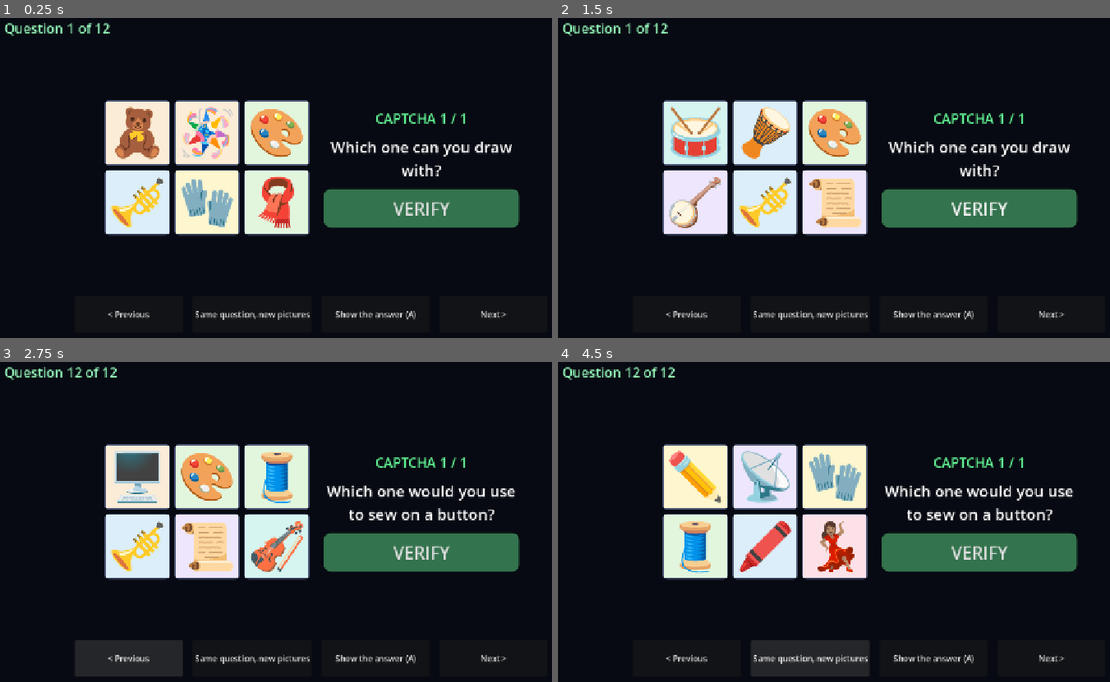
Above: before the commit, frames 1-4 (two rows, left to right).
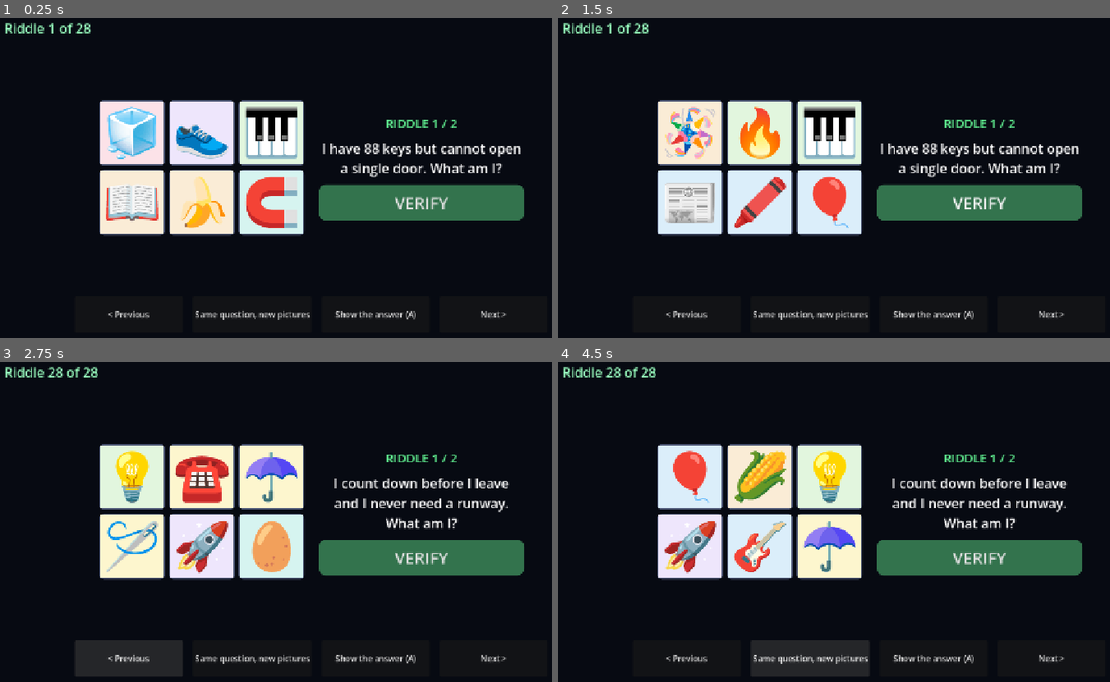
Above: after the commit, the same moments.

Repository: shivamshekhar/sabotage-ai
Game: Godot game, scene res://tools/captcha_preview.tscn
Same seed, same stepped clock (60 frames per second), same inputs: the game is played once before the commit and once after it. This scene is started directly instead of the project's main scene.
Inputs:
- Up to frame 1 (0.25 s): no input
- Up to frame 2 (1.5 s): click "VERIFY" at 0.5 s; click "VERIFY" at 1.25 s
- Up to frame 3 (2.75 s): click "< Previous" at 2 s
- Up to frame 4 (4.5 s): click "Show the answer (A)" at 2.75 s; click "Same question, new pictures" at 3.5 s; click "Same question, new pictures" at 4.25 s

The runs differ from the first frame. In frame 1, 16% of the frame differs, in the area x 0-95%, y 1-69%; in frame 2, 15%; in frame 3, 17%; in frame 4, 18%.

Commit message:
Riddle captcha, Android APK release workflow
Captcha: 28 funny riddles with six emoji pictures each (one right answer, no personal questions), two riddles in a row. New workflow builds the APK on every push to main and creates or updates the release for the version in export_presets.cfg.

Co-Authored-By: Claude Sonnet 5.5 <noreply@anthropic.com>

Diff:
--- a/scripts/ui/minigames/captcha_game.gd
+++ b/scripts/ui/minigames/captcha_game.gd
@@ -1,29 +1,31 @@
 class_name CaptchaGame
 extends Minigame
-## The "I AM NOT A ROBOT" captcha, done properly: six small cartoon pictures and a question with a DEFINITE answer ("Which one goes
-## on your feet?", "Which one is the robot?", "Which one is NOT an instrument?"). Exactly ONE picture is right. Tap it and press VERIFY. A
-## wrong answer is met with a suspicious remark and a new round with a new question and new pictures.
+## The "I AM NOT A ROBOT" captcha: a riddle and six small cartoon pictures. The riddle is told by the thing itself ("I have 88 keys but
+## cannot open a single door. What am I?") and never names its answer; exactly ONE picture fits. Tap it and press VERIFY. A wrong answer
+## is met with a suspicious remark and a new riddle with new pictures. The riddles are easy to crack but need a moment's thought, and
+## none of them is about the player.
 ##
-## The questions and pictures are a stockpile in assets/captcha/ (see manifest.json; tools/art/fetch_captcha_images.py makes it from
-## cartoon emoji pictures downloaded from the web, a few KB each). The pictures are in small exact groups ("instrument", "electronic",
-## "socks"...). Each question names the group(s) the right picture comes from (`target`: a group, or a list of groups to pick one
-## from) and the groups of the five wrong ones (`others`, never containing anything that could also be right). A round picks a
-## question at random, one picture of the target and five of the others, shuffled. Add questions and pictures to the manifest and
-## they are used.
+## The riddles and pictures are a stockpile in assets/captcha/ (see manifest.json; tools/art/fetch_captcha_images.py makes it from cartoon
+## emoji pictures downloaded from the web, a few KB each). A riddle names its right picture (`answer`) and the pictures that could also
+## fit it (`exclude`), which are never shown with it. A round picks a riddle at random, then five other pictures at random, shuffled.
+## Add riddles and pictures to the manifest and they are used.
 
 # COLUMNS / PICTURES: the pictures are laid out in COLUMNS columns, PICTURES of them in all (one right, the rest wrong).
 const COLUMNS := 3
 const PICTURES := 6
 
-# ROUNDS: how many rounds in a row must be answered right (a level file can change it with the "rounds" setting).
-const ROUNDS := 1
+# ROUNDS: how many riddles in a row must be answered right (a level file can change it with the "rounds" setting).
+const ROUNDS := 2
 
 # TILE_SIZE: the size in pixels a picture is shown at: the size of the stored pictures (no scaling, so they are sharp). It is not
 # smaller than BUTTON_MIN, so a finger can always hit one.
 const TILE_SIZE := 128
 const TILE_GAP := 8
 
-# MANIFEST_PATH: the list of questions and picture files, and PICTURE_DIR the folder of the picture folders.
+# RIDDLE_FONT_SIZE: the size of the riddle's text (it is a sentence or two, so it is smaller than the other puzzles' prompts).
+const RIDDLE_FONT_SIZE := 26
+
+# MANIFEST_PATH: the list of riddles and picture files, and PICTURE_DIR the folder of the pictures.
 const MANIFEST_PATH := "res://assets/captcha/manifest.json"
 const PICTURE_DIR := "res://assets/captcha/"
 
@@ -39,12 +41,12 @@
 
 var _grid: GridContainer
 var _verify: Button
-var _tiles: Array[Dictionary] = []     # {"button": Button, "group": String}
+var _tiles: Array[Dictionary] = []     # {"button": Button, "file": String}
 var _choice := ButtonGroup.new()       # the pictures are a radio group: one chosen at a time
-var _question := {}
+var _riddle := {}
 var _round := 0
 
-## Index of the question to always ask (negative = a random one each round). Used by tools/captcha_preview.tscn to go through them all.
+## Index of the riddle to always ask (negative = a random one each round). Used by tools/captcha_preview.tscn to go through them all.
 var forced_question := -1
 
 
@@ -52,7 +54,7 @@
 	instructions = "Prove you are a human."
 
 
-## The questions and pictures (read once from the manifest file).
+## The riddles and pictures (read once from the manifest file).
 static func manifest() -> Dictionary:
 	if _manifest.is_empty():
 		var parsed: Variant = JSON.parse_string(FileAccess.get_file_as_string(MANIFEST_PATH))
@@ -75,20 +77,20 @@
 	_grid.size_flags_vertical = Control.SIZE_SHRINK_CENTER
 	row.add_child(_grid)
 	var side := VBoxContainer.new()
-	side.custom_minimum_size = Vector2(380, 0)
+	side.custom_minimum_size = Vector2(400, 0)
 	side.size_flags_vertical = Control.SIZE_SHRINK_CENTER
-	side.add_theme_constant_override("separation", 16)
+	side.add_theme_constant_override("separation", 14)
 	row.add_child(side)
-	_status = _make_label("", 26)
+	_status = _make_label("", 24)
 	_status.add_theme_color_override("font_color", Color(0.4, 1.0, 0.6))
 	_status.autowrap_mode = TextServer.AUTOWRAP_WORD_SMART
 	side.add_child(_status)
-	_prompt = _make_label("", 30)
+	_prompt = _make_label("", RIDDLE_FONT_SIZE)
 	_prompt.autowrap_mode = TextServer.AUTOWRAP_WORD_SMART
 	side.add_child(_prompt)
 	_verify = _make_button("VERIFY", Color(0.2, 0.45, 0.3))
-	_verify.custom_minimum_size = Vector2(0, 76)
-	_verify.add_theme_font_size_override("font_size", 34)
+	_verify.custom_minimum_size = Vector2(0, 70)
+	_verify.add_theme_font_size_override("font_size", 32)
 	_verify.pressed.connect(_on_verify)
 	side.add_child(_verify)
 	begin()
@@ -99,41 +101,39 @@
 	_new_round()
 
 
-## A new question with a new grid of pictures.
+## A new riddle with new pictures.
 func _new_round() -> void:
 	_over = false
 	var data := manifest()
-	var questions: Array = data.get("questions", [])
-	_question = questions[forced_question if forced_question >= 0 else randi() % questions.size()]
-	_prompt.text = str(_question["text"])
-	_status.text = "CAPTCHA %d / %d" % [_round + 1, int(_p("rounds", ROUNDS))]
-	var target_groups := target_groups_of(_question)
-	var target: String = target_groups[randi() % target_groups.size()]
-	var picks: Array[Dictionary] = [{"group": target, "file": str((data[target] as Array)[randi() % (data[target] as Array).size()])}]
-	var others: Array[Dictionary] = []
-	for g in _question["others"]:
-		for file in data[g]:
-			others.append({"group": str(g), "file": str(file)})
+	var riddles: Array = data.get("riddles", [])
+	_riddle = riddles[forced_question if forced_question >= 0 else randi() % riddles.size()]
+	_prompt.text = str(_riddle["text"])
+	_status.text = "RIDDLE %d / %d" % [_round + 1, int(_p("rounds", ROUNDS))]
+	var picks: Array[String] = [str(_riddle["answer"])]
+	var others: Array = []
+	for file in data["pictures"]:
+		if file != _riddle["answer"] and not (_riddle["exclude"] as Array).has(file):
+			others.append(file)
 	others.shuffle()
-	for item in others.slice(0, PICTURES - 1):
-		picks.append(item)
+	for file in others.slice(0, PICTURES - 1):
+		picks.append(str(file))
 	picks.shuffle()
 	_choice = ButtonGroup.new()
 	_clear(_grid)
 	_tiles.clear()
-	for item in picks:
-		var b := _make_tile(item)
+	for file in picks:
+		var b := _make_tile(file)
 		_grid.add_child(b)
-		_tiles.append({"button": b, "group": item["group"]})
+		_tiles.append({"button": b, "file": file})
 
 
-func _make_tile(item: Dictionary) -> Button:
+func _make_tile(file: String) -> Button:
 	var b := Button.new()
 	b.toggle_mode = true
 	b.button_group = _choice
 	b.focus_mode = Control.FOCUS_NONE
 	b.custom_minimum_size = Vector2(TILE_SIZE, TILE_SIZE)
-	b.icon = load(PICTURE_DIR + "%s/%s" % [item["group"], item["file"]])
+	b.icon = load(PICTURE_DIR + file)
 	b.expand_icon = true
 	b.add_theme_constant_override("icon_max_width", TILE_SIZE)
 	var plain := StyleBoxFlat.new()
@@ -153,17 +153,11 @@
 	return b
 
 
-## The groups a question's right picture can come from (its `target` may be one group or a list of them).
-static func target_groups_of(question: Dictionary) -> Array:
-	var target: Variant = question["target"]
-	return target if typeof(target) == TYPE_ARRAY else [str(target)]
-
-
-## True if the chosen picture is the right one (nothing chosen is not right).
+## True if the chosen picture is the answer of the riddle (nothing chosen is not right).
 func is_answer_right() -> bool:
 	for t in _tiles:
 		if (t["button"] as Button).button_pressed:
-			return target_groups_of(_question).has(t["group"])
+			return t["file"] == _riddle["answer"]
 	return false
 
 
@@ -185,7 +179,7 @@
 func auto_solve() -> void:
 	for r in int(_p("rounds", ROUNDS)):
 		for t in _tiles:
-			if target_groups_of(_question).has(t["group"]):
+			if t["file"] == _riddle["answer"]:
 				(t["button"] as Button).button_pressed = true
 		await _wait_frames(1)
 		_verify.pressed.emit()
@@ -194,7 +188,7 @@
 
 func auto_fail() -> void:
 	for t in _tiles:
-		if not target_groups_of(_question).has(t["group"]):
+		if t["file"] != _riddle["answer"]:
 			(t["button"] as Button).button_pressed = true
 			break
 	await _wait_frames(1)
--- a/tools/captcha_preview.gd
+++ b/tools/captcha_preview.gd
@@ -1,9 +1,9 @@
 extends Control
 ## A preview of the "I am not a robot" captcha for looking at every question: it shows each question of the stockpile in turn, with new
 ## pictures each time you ask. Run it with  tools/captcha_preview.sh  (or: godot --path . res://tools/captcha_preview.tscn).
-##   Right / Left arrow, or the buttons: next / previous question      Space: new pictures for the same question
+##   Right / Left arrow, or the buttons: next / previous riddle      Space: new pictures for the same riddle
 ##   A (or the button): show the right answer (marks the right picture in gold; hold it up while you decide)
-## You can also just play it: tap a picture and press VERIFY. A right answer moves on to the next question.
+## You can also just play it: tap a picture and press VERIFY. A right answer moves on to the next riddle.
 
 var _index := 0
 var _game: CaptchaGame
@@ -58,7 +58,7 @@
 
 
 func _act(what: int) -> void:
-	var count: int = (CaptchaGame.manifest()["questions"] as Array).size()
+	var count: int = (CaptchaGame.manifest()["riddles"] as Array).size()
 	match what:
 		1:
 			_index = (_index + 1) % count
@@ -83,14 +83,13 @@
 	_game.solved.connect(func() -> void:
 		await get_tree().create_timer(0.8).timeout
 		_act(1))
-	var questions: Array = CaptchaGame.manifest()["questions"]
-	var q: Dictionary = questions[_index]
-	_title.text = "Question %d of %d" % [_index + 1, questions.size()]
+	var riddles: Array = CaptchaGame.manifest()["riddles"]
+	_title.text = "Riddle %d of %d" % [_index + 1, riddles.size()]
 
 
 ## Mark the right picture with a gold border (or clear it).
 func _mark_answer() -> void:
 	for t in _game._tiles:
 		var b: Button = t["button"]
-		var right: bool = CaptchaGame.target_groups_of(_game._question).has(t["group"])
+		var right: bool = t["file"] == _game._riddle["answer"]
 		b.modulate = Color(1.0, 0.9, 0.35) if (_show_answer and right) else (Color(1, 1, 1, 0.45) if _show_answer else Color.WHITE)
--- a/tools/level_editor/catalog.json
+++ b/tools/level_editor/catalog.json
@@ -309,9 +309,9 @@
       "params": [
         {
           "key": "rounds",
-          "label": "Captchas in a row",
-          "type": "int",
-          "default": 1,
+          "label": "Riddles in a row",
+          "type": "int",
+          "default": 2,
           "min": 1,
           "max": 5
         }
--- a/tools/tests/captcha_test.gd
+++ b/tools/tests/captcha_test.gd
@@ -1,20 +1,15 @@
 extends SceneTree
-## The "I am not a robot" captcha (CaptchaGame): the stockpile of questions and pictures is complete and small, every round is six
-## pictures with exactly ONE right one, a wrong answer is refused whichever way it is wrong, and the rounds vary. Exits non-zero on
-## failure.
+## The "I am not a robot" captcha (CaptchaGame): the stockpile of riddles and pictures is complete and small, no riddle gives away its
+## answer or is about the player, every round is six pictures with exactly ONE right one, a wrong answer is refused whichever way it is
+## wrong, and the rounds vary. Exits non-zero on failure.
 ## Run: godot_console --headless --fixed-fps 60 --path . --script res://tools/tests/captcha_test.gd
 
 # MAX_TOTAL_KB: the most the captcha pictures may weigh together. They are small cartoon pictures shown at their stored size; if this is
 # exceeded something was saved bigger than it needs to be.
 const MAX_TOTAL_KB := 300
 
-# NEVER_WRONG: pairs [what the question asks about, groups that could also be right and so must never be among the wrong pictures]. For
-# example a laptop can play a song, so "electronic" is never among the wrong pictures of "Which one can you play a song on?".
-const NEVER_WRONG := {
-	"play a song": ["electronic", "robot"],
-	"draw with": ["electronic", "robot"],
-	"NOT an instrument": ["electronic", "robot"],
-}
+# PERSONAL_WORDS: words that would make a riddle about the player or a matter of opinion; none may appear in a riddle.
+const PERSONAL_WORDS := ["would you", "do you", "your ", " you like", "favourite", "favorite", "prefer", "which one would"]
 
 var ok := true
 
@@ -34,97 +29,79 @@
 		await process_frame
 
 
-func _groups_of(data: Dictionary) -> Array:
-	var out := []
-	for k in data:
-		if k != "questions":
-			out.append(k)
-	return out
-
-
 func _main() -> void:
 	InputSetup.register()
 	await _wait(2)
 	var data := CaptchaGame.manifest()
-	var questions: Array = data.get("questions", [])
-	var groups := _groups_of(data)
-	_check("there is a stockpile of questions", questions.size() >= 10, str(questions.size()))
+	var riddles: Array = data.get("riddles", [])
+	var pictures: Array = data.get("pictures", [])
+	_check("there is a stockpile of riddles", riddles.size() >= 20, str(riddles.size()))
+	_check("and of pictures", pictures.size() >= 40, str(pictures.size()))
 	var problems := []
 	var total := 0
-	var pictures := 0
-	var seen_files := {}
-	for group in groups:
-		var files: Array = data[group]
-		pictures += files.size()
-		if files.is_empty():
-			problems.append("%s has no pictures" % group)
-		for f in files:
-			var path: String = CaptchaGame.PICTURE_DIR + "%s/%s" % [group, f]
-			if seen_files.has(f):
-				problems.append("%s is in two groups" % f)
-			seen_files[f] = true
-			var tex := load(path) as Texture2D
-			if tex == null:
-				problems.append("cannot load " + path)
-				continue
-			if tex.get_width() != CaptchaGame.TILE_SIZE or tex.get_height() != CaptchaGame.TILE_SIZE:
-				problems.append("%s is %dx%d, not %d" % [path, tex.get_width(), tex.get_height(), CaptchaGame.TILE_SIZE])
-			total += FileAccess.get_file_as_bytes(path).size()
-	_check("every picture exists, is in one group only and is the size it is shown at (no wasted pixels)", problems.is_empty(), str(problems))
-	_check("a stockpile of pictures (%d)" % pictures, pictures >= 36)
+	for f in pictures:
+		var path: String = CaptchaGame.PICTURE_DIR + str(f)
+		var tex := load(path) as Texture2D
+		if tex == null:
+			problems.append("cannot load " + path)
+			continue
+		if tex.get_width() != CaptchaGame.TILE_SIZE or tex.get_height() != CaptchaGame.TILE_SIZE:
+			problems.append("%s is %dx%d, not %d" % [path, tex.get_width(), tex.get_height(), CaptchaGame.TILE_SIZE])
+		total += FileAccess.get_file_as_bytes(path).size()
+	_check("every picture exists and is the size it is shown at (no wasted pixels)", problems.is_empty(), str(problems))
 	_check("and together they are small (%d KB, at most %d)" % [total / 1024, MAX_TOTAL_KB], total / 1024 <= MAX_TOTAL_KB)
+	_check("the picture credits are shipped", FileAccess.file_exists("res://assets/captcha/CREDITS.md"))
+
 	var broken := []
-	for q in questions:
-		var target_groups: Array = CaptchaGame.target_groups_of(q)
-		var others: Array = q["others"]
-		var wrong_pool := 0
-		for g in target_groups:
-			if not data.has(g) or (data[g] as Array).is_empty():
-				broken.append("%s: no pictures in the right group %s" % [q["text"], g])
-		for g in others:
-			if not data.has(g):
-				broken.append("%s: unknown group %s" % [q["text"], g])
-			elif target_groups.has(g):
-				broken.append("%s: %s is both right and wrong" % [q["text"], g])
-			else:
-				wrong_pool += (data[g] as Array).size()
-		if wrong_pool < CaptchaGame.PICTURES - 1:
-			broken.append("%s: not enough wrong pictures (%d)" % [q["text"], wrong_pool])
-		for key in NEVER_WRONG:
-			if str(q["text"]).contains(key):
-				for g in NEVER_WRONG[key]:
-					if others.has(g):
-						broken.append("%s: %s could also be right" % [q["text"], g])
-	_check("each question has right pictures, enough wrong ones, and nothing that could also be right among them", broken.is_empty(), str(broken))
-	_check("the picture credits are shipped", FileAccess.file_exists("res://assets/captcha/CREDITS.md"))
+	var answers := {}
+	for r in riddles:
+		var text := str(r["text"])
+		var answer := str(r["answer"])
+		if not pictures.has(answer):
+			broken.append("%s: answer %s is not a picture" % [text, answer])
+		answers[answer] = true
+		for f in r["exclude"]:
+			if not pictures.has(f) or f == answer:
+				broken.append("%s: bad exclude %s" % [text, f])
+		if pictures.size() - 1 - (r["exclude"] as Array).size() < CaptchaGame.PICTURES - 1:
+			broken.append("%s: not enough wrong pictures" % text)
+		# a riddle must not give its answer away by naming it
+		var name := answer.get_basename().replace("_", " ")
+		if text.to_lower().contains(name):
+			broken.append("%s: names its answer (%s)" % [text, name])
+		for w in PERSONAL_WORDS:
+			if text.to_lower().contains(w):
+				broken.append("%s: personal or opinion word '%s'" % [text, w])
+		if not text.ends_with("What am I?"):
+			broken.append("%s: not a riddle" % text)
+	_check("every riddle has a picture as its answer, does not name it, is not personal, and has enough wrong pictures", broken.is_empty(), str(broken))
+	_check("every riddle has its own answer", answers.size() == riddles.size())
 
 	# ---- the rounds
 	var game := CaptchaGame.new()
 	root.add_child(game)
 	await _wait(3)
-	var seen_questions := {}
+	var seen_riddles := {}
 	var seen_pictures := {}
 	var bad_rounds := []
-	for i in 80:
+	for i in 100:
 		game._new_round()
-		seen_questions[str(game._question["text"])] = true
+		seen_riddles[str(game._riddle["text"])] = true
 		var tiles: Array = game._tiles
 		var right := 0
 		var names := {}
-		var allowed: Array = CaptchaGame.target_groups_of(game._question) + (game._question["others"] as Array)
-		var wrong_group := false
+		var clash := false
 		for t in tiles:
-			if CaptchaGame.target_groups_of(game._question).has(t["group"]):
+			if t["file"] == game._riddle["answer"]:
 				right += 1
-			if not allowed.has(t["group"]):
-				wrong_group = true
-			var icon: Texture2D = (t["button"] as Button).icon
-			names[icon.resource_path] = true
-			seen_pictures[icon.resource_path] = true
-		if tiles.size() != 6 or right != 1 or names.size() != 6 or wrong_group:
-			bad_rounds.append("%d tiles, %d right, %d different" % [tiles.size(), right, names.size()])
-	_check("every round is six different pictures with exactly one right one", bad_rounds.is_empty(), str(bad_rounds.slice(0, 3)))
-	_check("the rounds vary: many questions and pictures in 80 rounds", seen_questions.size() >= 9 and seen_pictures.size() >= 28, "%d questions, %d pictures" % [seen_questions.size(), seen_pictures.size()])
+			elif (game._riddle["exclude"] as Array).has(t["file"]):
+				clash = true
+			names[t["file"]] = true
+			seen_pictures[t["file"]] = true
+		if tiles.size() != 6 or right != 1 or names.size() != 6 or clash:
+			bad_rounds.append("%d tiles, %d right, %d different, clash %s" % [tiles.size(), right, names.size(), clash])
+	_check("every round is six different pictures with exactly one right one, never one the riddle excludes", bad_rounds.is_empty(), str(bad_rounds.slice(0, 3)))
+	_check("the rounds vary: many riddles and pictures in 100 rounds", seen_riddles.size() >= 20 and seen_pictures.size() >= 38, "%d riddles, %d pictures" % [seen_riddles.size(), seen_pictures.size()])
 
 	# ---- answers
 	game._new_round()
@@ -132,7 +109,7 @@
 	var right_tile: Button = null
 	var wrong_tiles: Array[Button] = []
 	for t in tiles2:
-		if CaptchaGame.target_groups_of(game._question).has(t["group"]):
+		if t["file"] == game._riddle["answer"]:
 			right_tile = t["button"]
 		else:
 			wrong_tiles.append(t["button"])
@@ -148,24 +125,24 @@
 	game.solved.connect(func() -> void: solved[0] = true)
 	await game.auto_fail()
 	await _wait(int(Minigame.RETRY_DELAY * 60.0) + 10)
-	_check("a wrong answer does not solve it and a new round starts", not solved[0] and game._tiles.size() == 6)
+	_check("a wrong answer does not solve it and a new riddle starts", not solved[0] and game._tiles.size() == 6)
 	await game.auto_solve()
 	await _wait(3)
-	_check("the right answer solves it", solved[0])
+	_check("the right answers solve it (it asks %d riddles by default)" % CaptchaGame.ROUNDS, solved[0] and CaptchaGame.ROUNDS >= 2)
 	game.queue_free()
 	await _wait(3)
 
-	# ---- two rounds in a row
-	var long_game := CaptchaGame.new()
-	long_game.params = {"rounds": 2}
-	root.add_child(long_game)
+	# ---- one riddle only
+	var short_game := CaptchaGame.new()
+	short_game.params = {"rounds": 1}
+	root.add_child(short_game)
 	await _wait(3)
-	var done2 := [false]
-	long_game.solved.connect(func() -> void: done2[0] = true)
-	await long_game.auto_solve()
+	var done1 := [false]
+	short_game.solved.connect(func() -> void: done1[0] = true)
+	await short_game.auto_solve()
 	await _wait(3)
-	_check("with rounds = 2 it asks twice", done2[0])
-	long_game.queue_free()
+	_check("with rounds = 1 it asks once", done1[0])
+	short_game.queue_free()
 	await _wait(3)
 	print("ALL PASS" if ok else "SOME FAILED")
 	quit(0 if ok else 1)
Binary file added: assets/captcha/alarm_clock.png
Not shown, added: assets/captcha/alarm_clock.png.import
Binary file added: assets/captcha/anchor.png
Not shown, added: assets/captcha/anchor.png.import
Binary file added: assets/captcha/balloon.png
Not shown, added: assets/captcha/balloon.png.import
Binary file added: assets/captcha/banana.png
Not shown, added: assets/captcha/banana.png.import
Binary file added: assets/captcha/book.png
Not shown, added: assets/captcha/book.png.import
Binary file added: assets/captcha/candle.png
Not shown, added: assets/captcha/candle.png.import
(and 146 more such lines)
